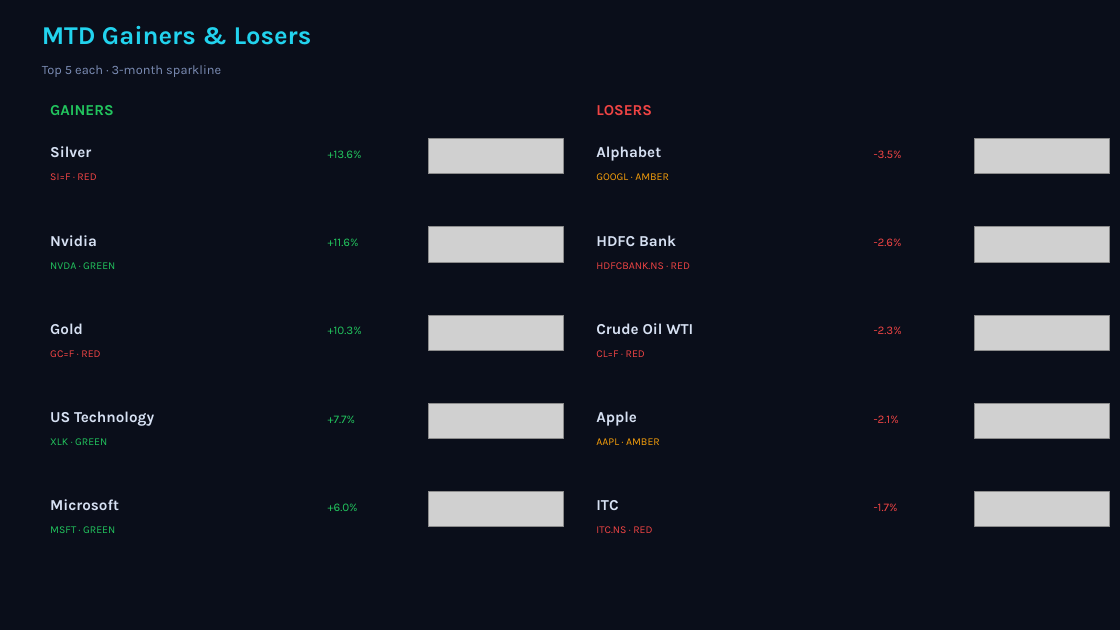
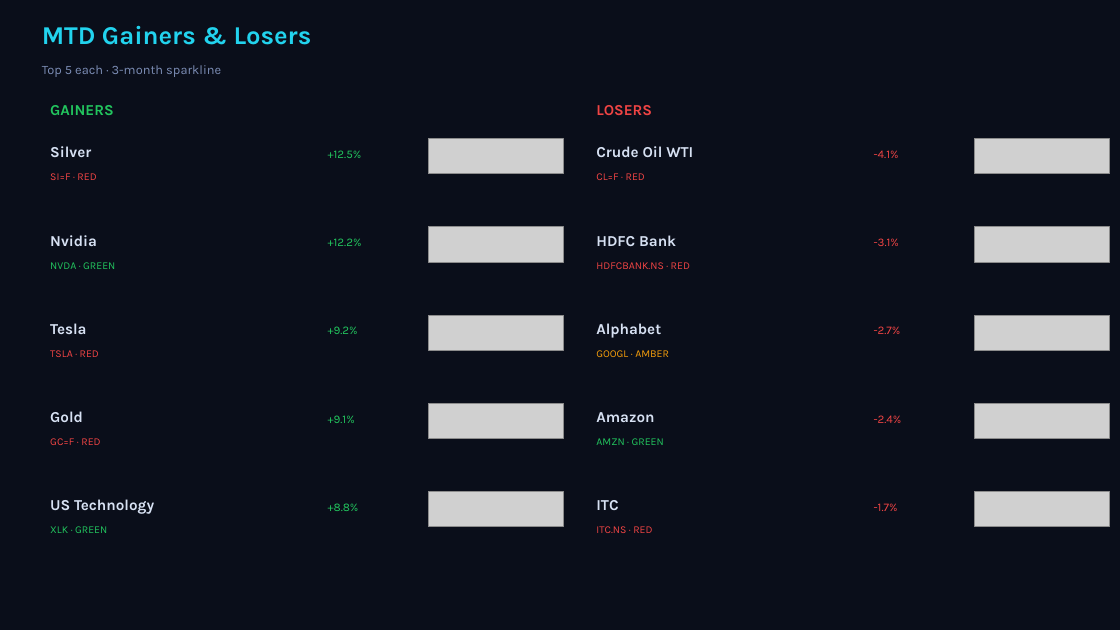
Before and after one commit to Pravkum23/pmr-terminal, a slide deck: slide 2 of docs/pmr_daily.pptx. Drawn at 1120x630 pixels with LibreOffice and Linux fonts; fonts in the diff are those of the drawing; grey boxes stand for pictures. Boxes give left, top, right and bottom in pixels: in the first picture for what was removed or moved away, otherwise in the second. Text is boxed around its words. In the diff, an @@ line names an element or a change of style, - is before the commit and + after.

```diff
--- a/docs/pmr_daily.pptx
+++ b/docs/pmr_daily.pptx
@@ text at [596,146,693,157]: text changed @@
-Alphabet
+Crude Oil WTI
@@ text at [328,150,362,158]: text changed @@
-+13.6%
++12.5%
@@ text at [596,173,645,180]: text changed; text colour #F59E0B to #EF4444 @@
-GOOGL · AMBER
+CL=F · RED
@@ text at [874,150,899,158]: text changed @@
--3.5%
+-4.1%
@@ text at [328,238,362,246]: text changed @@
-+11.6%
++12.2%
@@ text at [874,238,899,246]: text changed @@
--2.6%
+-3.1%
@@ text added at [50,323,86,334], 13 pt, text #D7E1F3, bold @@
+Tesla
@@ text at [328,326,358,334]: text changed @@
-+10.3%
++9.2%
@@ text at [596,323,661,338]: text changed @@
-Crude Oil WTI
+Alphabet
@@ text at [874,326,901,334]: text changed @@
--2.3%
+-2.7%
@@ text at [50,350,99,357]: text changed @@
-GC=F · RED
+TSLA · RED
@@ text at [596,350,669,357]: text changed; text colour #EF4444 to #F59E0B @@
-CL=F · RED
+GOOGL · AMBER
@@ text "Gold": place and size @@
-text "Gold" at [50,323,83,334]
+text "Gold" at [50,411,83,422]
@@ text at [328,415,355,423]: text changed @@
-+7.7%
++9.1%
@@ text at [596,412,654,422]: text changed @@
-Apple
+Amazon
@@ text at [874,415,902,423]: text changed @@
--2.1%
+-2.4%
@@ text at [50,438,100,445]: text changed; text colour #22C55E to #EF4444 @@
-XLK · GREEN
+GC=F · RED
@@ text at [596,438,664,445]: text changed; text colour #F59E0B to #22C55E @@
-AAPL · AMBER
+AMZN · GREEN
@@ text "US Technology": place and size @@
-text "US Technology" at [50,411,154,426]
+text "US Technology" at [50,499,154,514]
@@ text removed at [50,499,119,510] @@
-Microsoft
@@ text at [328,503,359,511]: text changed @@
-+6.0%
++8.8%
@@ text at [50,526,107,533]: text changed @@
-MSFT · GREEN
+XLK · GREEN
```
Also in this commit, not shown: 4 other slides changed, 2 other files.
